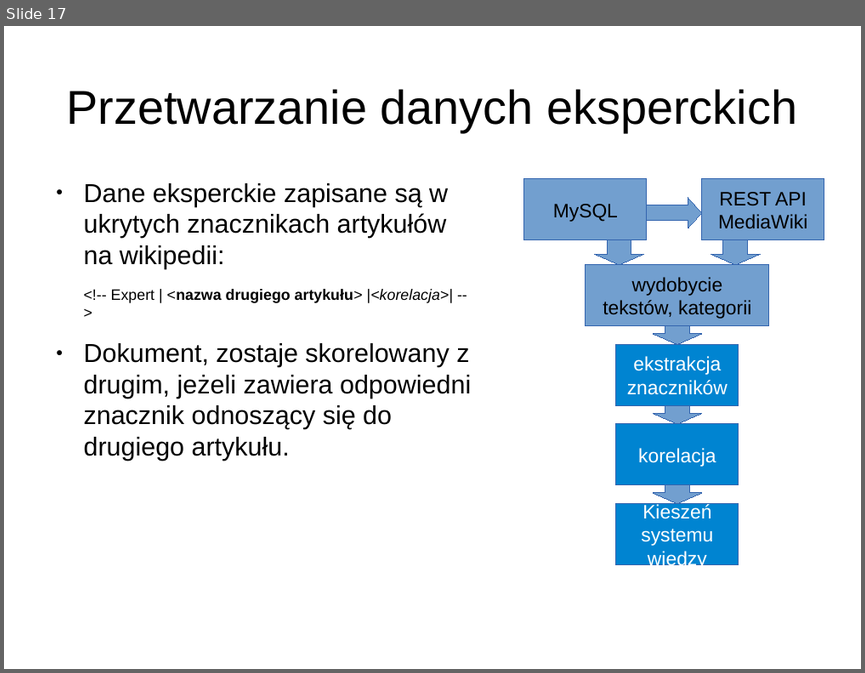
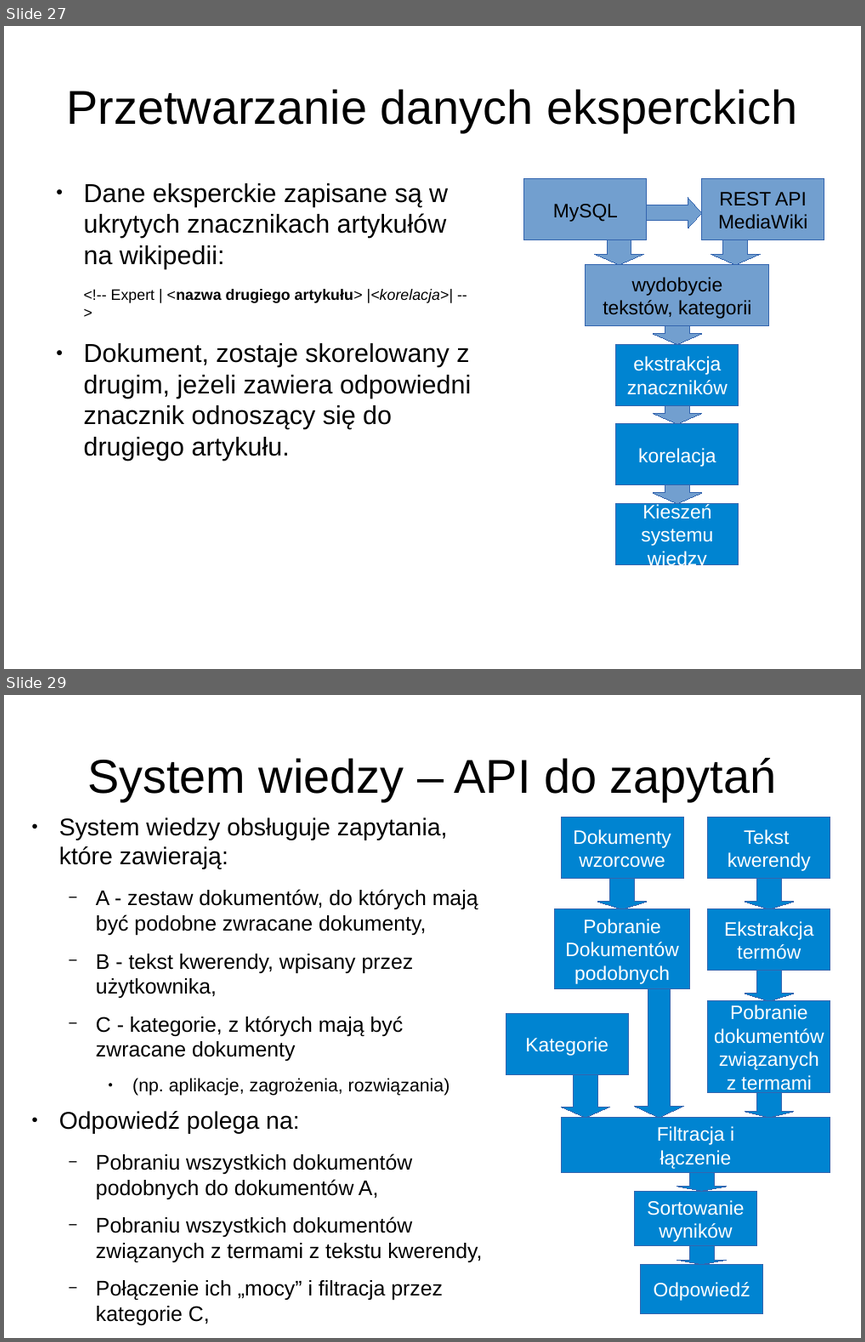
Before and after one commit to jglodek/wiki-expert, a slide deck: SDM2.odp. Shown one above the other, each under a label of ours: slide 17 before the commit, slides 27 and 29 after it; the slides between them are not shown. The pictures are 865x673 and 865x1342 pixels, drawn with LibreOffice and Linux fonts; fonts in the diff are those of the drawing. Boxes give left, top, right and bottom in pixels: in the first picture for what was removed or moved away, otherwise in the second. Text is boxed around its words. In the diff, an @@ line names an element or a change of style, - is before the commit and + after.

```diff
--- a/SDM2.odp
+++ b/SDM2.odp
@@ slide 29 added at bbox=[4, 695, 861, 1338], background #FFFFFF @@
@@ title added at bbox=[87, 758, 777, 801], 44 pt, text #000000 @@
+System wiedzy – API do zapytań
@@ text added at bbox=[59, 817, 482, 1325], 19.6 pt, text #000000 @@
+● System wiedzy obsługuje zapytania, które zawierają:
+  − A - zestaw dokumentów, do których mają być podobne zwracane dokumenty,
+  − B - tekst kwerendy, wpisany przez użytkownika,
+  − C - kategorie, z których mają być zwracane dokumenty
+    ● (np. aplikacje, zagrożenia, rozwiązania)
+● Odpowiedź polega na:
+  − Pobraniu wszystkich dokumentów podobnych do dokumentów A,
+  − Pobraniu wszystkich dokumentów związanych z termami z tekstu kwerendy,
+  − Połączenie ich „mocy” i filtracja przez kategorie C,
+  − Sortowanie wyników po „znaczeniu” wyników,
+  − Zwrócenie odpowiedzi użytkownikowi
@@ rectangle added at bbox=[562, 817, 683, 879], fill #0084D1, outline #3465AF 0 pt, 18 pt, text #FFFFFF @@
+Dokumenty
+wzorcowe
@@ rectangle added at bbox=[709, 817, 830, 879], fill #0084D1, outline #3465AF 0 pt, 18 pt, text #FFFFFF @@
+Tekst
+kwerendy
@@ down arrow added at bbox=[598, 879, 647, 909], fill #0084D1, outline #3465AF 0 pt @@
@@ down arrow added at bbox=[745, 879, 794, 909], fill #0084D1, outline #3465AF 0 pt @@
@@ rectangle added at bbox=[556, 909, 690, 989], fill #0084D1, outline #3465AF 0 pt, 18 pt, text #FFFFFF @@
+Pobranie
+Dokumentów
+podobnych
@@ rectangle added at bbox=[709, 909, 830, 971], fill #0084D1, outline #3465AF 0 pt, 18 pt, text #FFFFFF @@
+Ekstrakcja
+termów
@@ down arrow added at bbox=[745, 970, 794, 1000], fill #0084D1, outline #3465AF 0 pt @@
@@ down arrow added at bbox=[635, 989, 683, 1117], fill #0084D1, outline #3465AF 0 pt @@
@@ rectangle added at bbox=[506, 1013, 629, 1074], fill #0084D1, outline #3465AF 0 pt, 18 pt, text #FFFFFF @@
+Kategorie
@@ rectangle added at bbox=[709, 1001, 830, 1093], fill #0084D1, outline #3465AF 0 pt, 18 pt, text #FFFFFF @@
+Pobranie
+dokumentów
+związanych
+z termami
@@ down arrow added at bbox=[562, 1074, 610, 1117], fill #0084D1, outline #3465AF 0 pt @@
@@ down arrow added at bbox=[745, 1093, 794, 1117], fill #0084D1, outline #3465AF 0 pt @@
@@ rectangle added at bbox=[562, 1117, 830, 1173], fill #0084D1, outline #3465AF 0 pt, 18 pt, text #FFFFFF @@
+Filtracja i
+łączenie
@@ down arrow added at bbox=[677, 1173, 726, 1191], fill #0084D1, outline #3465AF 0 pt @@
@@ rectangle added at bbox=[635, 1191, 756, 1247], fill #0084D1, outline #3465AF 0 pt, 18 pt, text #FFFFFF @@
+Sortowanie
+wyników
@@ down arrow added at bbox=[677, 1247, 726, 1265], fill #0084D1, outline #3465AF 0 pt @@
@@ rectangle added at bbox=[641, 1265, 763, 1313], fill #0084D1, outline #3465AF 0 pt, 18 pt, text #FFFFFF @@
+Odpowiedź
@@ what was slide 17 is now slide 27 @@
```
Also in this commit, not shown: 7 slides changed, 13 other slides added, 2 slides removed, 2 other files.
